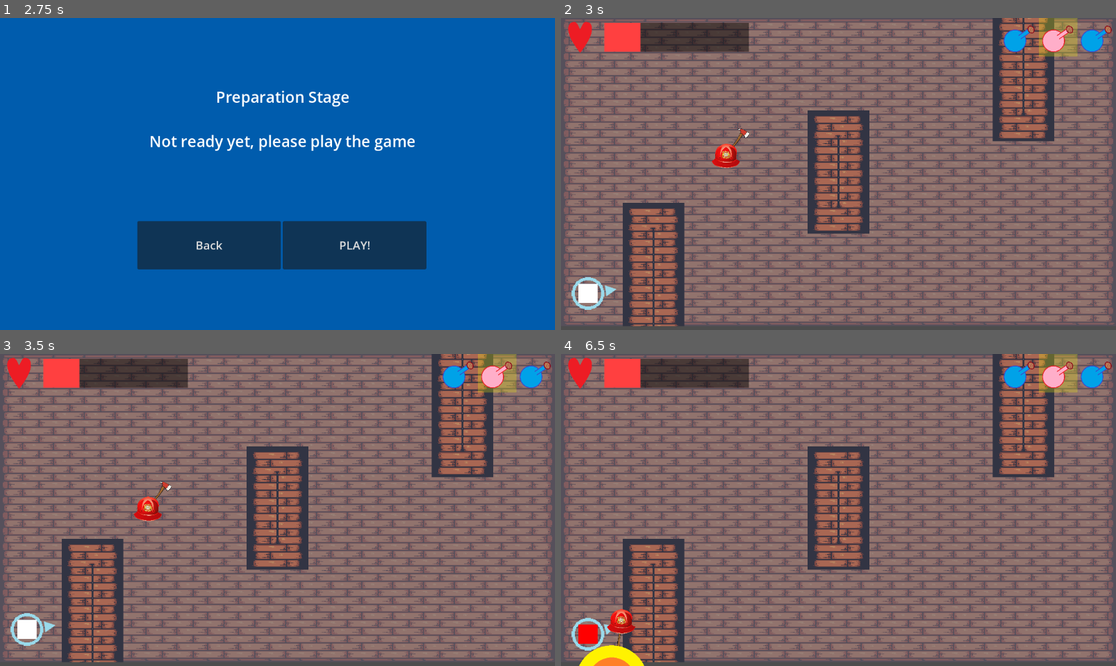
Above: before the commit, frames 1-4 (two rows, left to right).
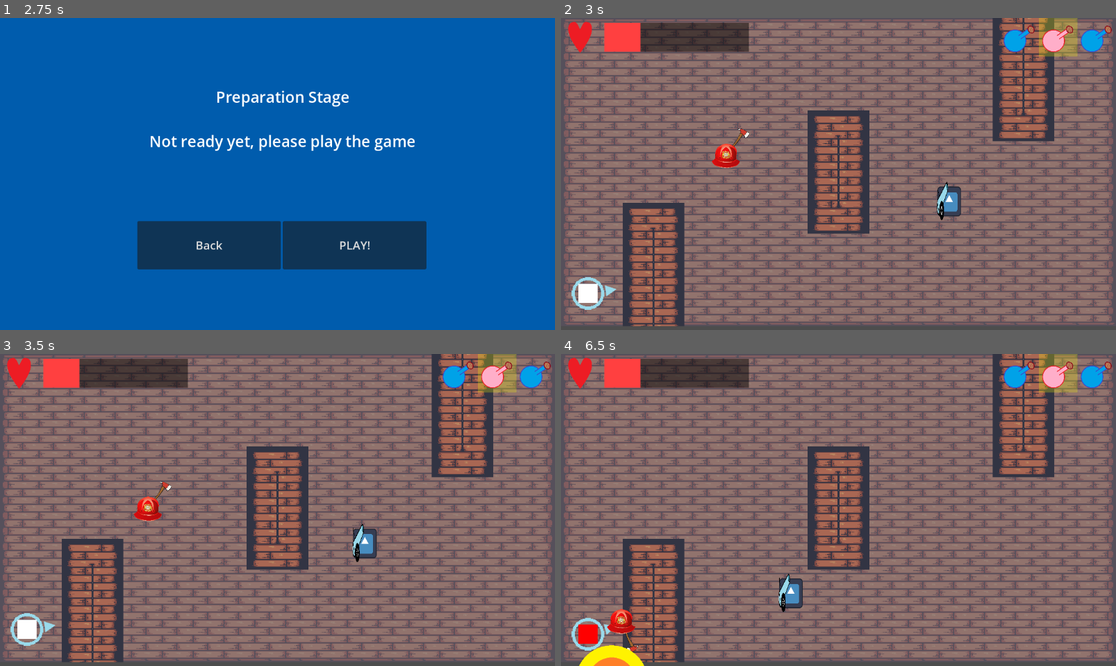
Above: after the commit, the same moments.

Repository: K-O-META/Alchemy_Prot_1
Game: Godot game, scene res://Stages/MenuStage/menu_stage.tscn
The game is run twice, just before and just after one commit, with the same random seed, the same clock (stepped at 60 frames per second) and the same inputs. The engine's default icon, where the game draws it, is replaced by a stand-in: a white triangle on a blue panel in a dark square.
Inputs (mouse positions are in pixels of both pictures, inside the frame that each line leads up to):
- Up to frame 1 (2.75 s): click "Start" at 0.5 s; click "Next" at 1.25 s; click "Next" at 2 s
- Up to frame 2 (3 s): click "PLAY!" at 2.75 s
- Up to frame 3 (3.5 s): no input
- Up to frame 4 (6.5 s): move the mouse to (960, 494) at 3.52 s; hold E (potion_switch_right) 3.53-4.28 s; click (960, 494) at 3.6 s; move the mouse to (727, 525) at 4.27 s; hold Down (ui_down) 4.28-5.03 s; click (727, 525) at 4.35 s; move the mouse to (894, 441) at 5.02 s; hold E (potion_switch_right) 5.03-5.78 s; click (894, 441) at 5.1 s; move the mouse to (810, 572) at 5.77 s; hold Up (ui_up) from 5.78 s (still down); click (810, 572) at 5.85 s

Frame 1 is identical in both runs. In frame 2, 0.4% of the frame differs, in the area x 67-73%, y 52-65%; in frame 3, 0.4%; in frame 4, 0.5%, in the area x 10-44%, y 70-96%.

Commit message:
Add distance enemy base and lots of refactor/cleanup forgot to commit in steps sorri

Diff:
--- /dev/null
+++ b/Entities/Components/AttackComponent/attack_component.gd
@@ -0,0 +1,41 @@
+extends Node2D
+
+@export var cooldown_timer: Timer
+@export var weapon: Weapon
+@export var targetfinder: TargetingComponent
+
+var damage_amount: int = 10
+
+
+func _ready() -> void:
+	if not targetfinder:
+		printerr("targetfinder (of type TargetingComponent) not set in " + str(get_parent().name))
+
+
+func _process(_delta: float) -> void:
+	if targetfinder.hit_target and cooldown_timer.is_stopped():
+		attack(targetfinder.hit_target)
+		cooldown_timer.start()
+
+
+func attack(target: Player) -> void:
+		print("Attacking target: ", target.name)
+		# Replace with actual attack logic (effect.apply(target))
+		if weapon:
+			weapon.animate()  # Assuming the weapon has an animate method
+		target.take_damage(damage_amount)
+
+
+
+# editor
+
+# func _get_configuration_warning() -> String:
+# 	var warnings = []
+
+# 	if not targetfinder:
+# 		warnings.append('targetfinder (of type TargetingComponent) not set')
+
+# 	if not cooldown_timer:
+# 		warnings.append('cooldown_timer not set')
+
+# 	return "\n".join(warnings)
--- /dev/null
+++ b/Entities/Components/AttackComponent/attack_component.tscn
@@ -0,0 +1,6 @@
+[gd_scene load_steps=2 format=3 uid="uid://du4fqfyml6gv1"]
+
+[ext_resource type="Script" uid="uid://k5da5w661db8" path="res://Entities/Components/AttackComponent/attack_component.gd" id="1_t2eic"]
+
+[node name="AttackComponent" type="Node2D"]
+script = ExtResource("1_t2eic")
--- /dev/null
+++ b/Entities/Components/AttackComponent/targeting_component.gd
@@ -0,0 +1,12 @@
+class_name TargetingComponent extends Area2D
+
+var hit_target: Player = null
+
+func _on_body_shape_entered(_body_rid:RID, body:Node2D, _body_shape_index:int, _local_shape_index:int) -> void:
+	if body is CharacterBody2D and body.is_in_group("player"):
+		hit_target = body
+
+
+func _on_body_shape_exited(_body_rid:RID, body:Node2D, _body_shape_index:int, _local_shape_index:int) -> void:
+	if body == hit_target:
+		hit_target = null
--- /dev/null
+++ b/Entities/Components/AttackComponent/targeting_component.tscn
@@ -0,0 +1,11 @@
+[gd_scene load_steps=2 format=3 uid="uid://b6r4wry16kxsh"]
+
+[ext_resource type="Script" uid="uid://b1n8nm82jg6vl" path="res://Entities/Components/AttackComponent/targeting_component.gd" id="1_4qwlv"]
+
+[node name="TargetingComponent" type="Area2D"]
+script = ExtResource("1_4qwlv")
+
+[node name="CollisionShape2D" type="CollisionShape2D" parent="."]
+
+[connection signal="body_shape_entered" from="." to="." method="_on_body_shape_entered"]
+[connection signal="body_shape_exited" from="." to="." method="_on_body_shape_exited"]
--- /dev/null
+++ b/Entities/Components/HitboxComponent/hitbox_component.tscn
@@ -0,0 +1,4 @@
+[gd_scene format=3 uid="uid://fvr0lwtankxt"]
+
+[node name="HitboxComponent" type="CollisionShape2D"]
+scale = Vector2(1.29487, 1.29487)
--- a/Entities/Enemies/rush_behaviour.gd
+++ b/Entities/Enemies/Behaviours/behaviour.gd
@@ -1,4 +1,4 @@
-extends Behaviour
+class_name Behaviour extends Node2D
 
 var target: Node2D
 var parent: Node2D
@@ -12,11 +12,3 @@
 	target = get_tree().get_nodes_in_group("player").front()
 	if not target:
 		print_debug("No player found in group 'player'.")
-
-
-func _physics_process(delta: float) -> void:
-
-	if target:
-		if parent.position.distance_to(target.position) < 50.0: return
-		var direction = (target.position - parent.position).normalized()
-		parent.position += direction * parent.speed * delta
--- /dev/null
+++ b/Entities/Enemies/Behaviours/keep_distance_behaviour.gd
@@ -0,0 +1,16 @@
+class_name KeepDistanceBehaviour extends Behaviour
+
+@export var min_distance: float = 100.0
+@export var max_distance: float = 200.0
+
+
+func _physics_process(delta: float) -> void:
+	if target:
+		var target_distance = parent.position.distance_to(target.position)
+		var target_direction = (target.position - parent.position).normalized()
+
+		if target_distance > max_distance:
+			parent.position += target_direction * parent.speed * delta
+
+		elif target_distance < min_distance:
+			parent.position -= target_direction * parent.speed * delta
--- /dev/null
+++ b/Entities/Enemies/Behaviours/keep_distance_behaviour.tscn
@@ -0,0 +1,6 @@
+[gd_scene load_steps=2 format=3 uid="uid://b4v0v1kanqcm"]
+
+[ext_resource type="Script" uid="uid://1xi3u87yb0lt" path="res://Entities/Enemies/Behaviours/keep_distance_behaviour.gd" id="1_wpckm"]
+
+[node name="KeepDistanceBehaviour" type="Node2D"]
+script = ExtResource("1_wpckm")
--- /dev/null
+++ b/Entities/Enemies/Behaviours/rush_behaviour.gd
@@ -0,0 +1,10 @@
+class_name RushBehaviour extends Behaviour
+
+@export var min_distance: float = 50.0
+
+
+func _physics_process(delta: float) -> void:
+	if target:
+		if parent.position.distance_to(target.position) < min_distance: return
+		var direction = (target.position - parent.position).normalized()
+		parent.position += direction * parent.speed * delta
--- /dev/null
+++ b/Entities/Enemies/Behaviours/rush_behaviour.tscn
@@ -0,0 +1,6 @@
+[gd_scene load_steps=2 format=3 uid="uid://bi4w86bht7juj"]
+
+[ext_resource type="Script" uid="uid://c7ikf18t5bgs7" path="res://Entities/Enemies/Behaviours/rush_behaviour.gd" id="1_rciin"]
+
+[node name="RushBehaviour" type="Node2D"]
+script = ExtResource("1_rciin")
--- a/Entities/Enemies/behaviour.gd
+++ /dev/null
@@ -1 +0,0 @@
-class_name Behaviour extends Node2D
--- /dev/null
+++ b/Entities/Enemies/distance_attack.gd
@@ -0,0 +1,21 @@
+extends Area2D
+
+@export var cooldown_timer: Timer
+@export var weapon: Node2D
+@export var targetfinder: TargetingComponent
+
+var damage_amount: int = 10
+
+
+func _process(_delta: float) -> void:
+	if targetfinder.hit_target and cooldown_timer.is_stopped():
+		attack(targetfinder.hit_target)
+		cooldown_timer.start()
+
+
+func attack(target: Player) -> void:
+		print("Attacking target: ", target.name)
+		# Replace with actual attack logic (effect.apply(target))
+		if weapon:
+			weapon.animate()  # Assuming the weapon has an animate method
+		target.take_damage(damage_amount)
--- a/Entities/Enemies/fire_fighter.tscn
+++ b/Entities/Enemies/fire_fighter.tscn
@@ -1,18 +1,20 @@
-[gd_scene load_steps=10 format=3 uid="uid://cvucfhvy8hid6"]
+[gd_scene load_steps=12 format=3 uid="uid://cvucfhvy8hid6"]
 
 [ext_resource type="Script" uid="uid://bxwrqmmm2t11d" path="res://Entities/Enemies/enemy_base.gd" id="1_72agv"]
 [ext_resource type="Texture2D" uid="uid://bggdxm83endq4" path="res://Entities/Enemies/art/firefighter.png" id="2_lq4a0"]
 [ext_resource type="Texture2D" uid="uid://cnoeothaiurjb" path="res://Entities/Enemies/art/axe.png" id="2_xaocg"]
-[ext_resource type="Script" uid="uid://d1l7oy0kk15dn" path="res://Entities/Enemies/axe.gd" id="3_si3oy"]
-[ext_resource type="Script" uid="uid://k5da5w661db8" path="res://Entities/Enemies/melee_attack.gd" id="3_ugeu3"]
-[ext_resource type="Script" uid="uid://c7ikf18t5bgs7" path="res://Entities/Enemies/rush_behaviour.gd" id="4_lq4a0"]
+[ext_resource type="Script" uid="uid://d1l7oy0kk15dn" path="res://Entities/Weapons/axe.gd" id="3_si3oy"]
+[ext_resource type="PackedScene" uid="uid://fvr0lwtankxt" path="res://Entities/Components/HitboxComponent/hitbox_component.tscn" id="5_6ryri"]
 [ext_resource type="PackedScene" uid="uid://psc1y6u8b60x" path="res://Entities/Components/HealtComponent/health_component.tscn" id="5_xaocg"]
+[ext_resource type="PackedScene" uid="uid://du4fqfyml6gv1" path="res://Entities/Components/AttackComponent/attack_component.tscn" id="6_6ryri"]
+[ext_resource type="PackedScene" uid="uid://b6r4wry16kxsh" path="res://Entities/Components/AttackComponent/targeting_component.tscn" id="7_co081"]
+[ext_resource type="PackedScene" uid="uid://bi4w86bht7juj" path="res://Entities/Enemies/Behaviours/rush_behaviour.tscn" id="8_co081"]
 
-[sub_resource type="RectangleShape2D" id="RectangleShape2D_hfku6"]
-size = Vector2(38, 38)
+[sub_resource type="RectangleShape2D" id="RectangleShape2D_co081"]
+size = Vector2(37.0694, 37.0694)
 
-[sub_resource type="CircleShape2D" id="CircleShape2D_hfku6"]
-radius = 65.0308
+[sub_resource type="CircleShape2D" id="CircleShape2D_co081"]
+radius = 63.0317
 
 [node name="FireFighter" type="CharacterBody2D" node_paths=PackedStringArray("health_component") groups=["enemies"]]
 script = ExtResource("1_72agv")
@@ -30,26 +32,26 @@
 scale = Vector2(0.120462, 0.120462)
 texture = ExtResource("2_lq4a0")
 
-[node name="HitboxComponent" type="CollisionShape2D" parent="."]
-scale = Vector2(1.29487, 1.29487)
-shape = SubResource("RectangleShape2D_hfku6")
+[node name="HitboxComponent" parent="." instance=ExtResource("5_6ryri")]
+shape = SubResource("RectangleShape2D_co081")
 
-[node name="MeleeAttack" type="Area2D" parent="." node_paths=PackedStringArray("cooldown_timer", "weapon")]
-script = ExtResource("3_ugeu3")
+[node name="AttackComponent" parent="." node_paths=PackedStringArray("cooldown_timer", "weapon", "targetfinder") instance=ExtResource("6_6ryri")]
 cooldown_timer = NodePath("AttackCooldown")
 weapon = NodePath("../Axe")
+targetfinder = NodePath("TargetingComponent")
 
-[node name="AttackCooldown" type="Timer" parent="MeleeAttack"]
+[node name="AttackCooldown" type="Timer" parent="AttackComponent"]
+wait_time = 0.7
 one_shot = true
 autostart = true
 
-[node name="AttackShape" type="CollisionShape2D" parent="MeleeAttack"]
-shape = SubResource("CircleShape2D_hfku6")
+[node name="TargetingComponent" parent="AttackComponent" instance=ExtResource("7_co081")]
 
-[node name="RushBehaviour" type="Node2D" parent="."]
-script = ExtResource("4_lq4a0")
+[node name="CollisionShape2D" parent="AttackComponent/TargetingComponent" index="0"]
+shape = SubResource("CircleShape2D_co081")
+
+[node name="RushBehaviour" parent="." instance=ExtResource("8_co081")]
 
 [node name="HealthComponent" parent="." instance=ExtResource("5_xaocg")]
 
-[connection signal="body_shape_entered" from="MeleeAttack" to="MeleeAttack" method="_on_body_shape_entered"]
-[connection signal="body_shape_exited" from="MeleeAttack" to="MeleeAttack" method="_on_body_shape_exited"]
+[editable path="AttackComponent/TargetingComponent"]
--- a/Entities/Enemies/melee_attack.gd
+++ /dev/null
@@ -1,30 +0,0 @@
-extends Area2D
-
-@export var cooldown_timer: Timer
-@export var weapon: Node2D
-var hit_target: Player = null
-var damage_amount: int = 10
-
-
-func _on_body_shape_entered(_body_rid:RID, body:Node2D, _body_shape_index:int, _local_shape_index:int) -> void:
-	if body is CharacterBody2D and body.is_in_group("player"):
-		hit_target = body
-
-
-func _on_body_shape_exited(_body_rid:RID, body:Node2D, _body_shape_index:int, _local_shape_index:int) -> void:
-	if body == hit_target:
-		hit_target = null
-
-
-func _process(_delta: float) -> void:
-	if hit_target and cooldown_timer.is_stopped():
-		attack(hit_target)
-		cooldown_timer.start()
-
-
-func attack(target: Player) -> void:
-		print("Attacking target: ", target.name)
-		# Replace with actual attack logic (effect.apply(target))
-		if weapon:
-			weapon.animate()  # Assuming the weapon has an animate method
-		target.take_damage(damage_amount)
--- /dev/null
+++ b/Entities/Enemies/skeleton.tscn
@@ -0,0 +1,58 @@
+[gd_scene load_steps=12 format=3 uid="uid://dpnrvf5bmhyw5"]
+
+[ext_resource type="Texture2D" uid="uid://dxddkjftp836i" path="res://Assets/icon.svg" id="1_abs7f"]
+[ext_resource type="Script" uid="uid://bxwrqmmm2t11d" path="res://Entities/Enemies/enemy_base.gd" id="1_d3qje"]
+[ext_resource type="Script" uid="uid://cfm8ga4wc6rat" path="res://Entities/Weapons/bow.gd" id="2_cjs85"]
+[ext_resource type="PackedScene" uid="uid://fvr0lwtankxt" path="res://Entities/Components/HitboxComponent/hitbox_component.tscn" id="2_olnqu"]
+[ext_resource type="PackedScene" uid="uid://du4fqfyml6gv1" path="res://Entities/Components/AttackComponent/attack_component.tscn" id="3_cjs85"]
+[ext_resource type="PackedScene" uid="uid://b6r4wry16kxsh" path="res://Entities/Components/AttackComponent/targeting_component.tscn" id="3_hjuu5"]
+[ext_resource type="Texture2D" uid="uid://dep1gcw4endkl" path="res://Assets/Canon Icon.png" id="3_mktjp"]
+[ext_resource type="PackedScene" uid="uid://psc1y6u8b60x" path="res://Entities/Components/HealtComponent/health_component.tscn" id="5_qaos1"]
+[ext_resource type="PackedScene" uid="uid://b4v0v1kanqcm" path="res://Entities/Enemies/Behaviours/keep_distance_behaviour.tscn" id="6_ffmtw"]
+
+[sub_resource type="CircleShape2D" id="CircleShape2D_d3qje"]
+radius = 407.07
+
+[sub_resource type="RectangleShape2D" id="RectangleShape2D_olnqu"]
+size = Vector2(37.0694, 47.109)
+
+[node name="Skeleton" type="CharacterBody2D"]
+script = ExtResource("1_d3qje")
+
+[node name="Texture" type="Sprite2D" parent="."]
+position = Vector2(0, -4.76837e-07)
+scale = Vector2(0.382813, 0.480469)
+texture = ExtResource("1_abs7f")
+
+[node name="Bow" type="Sprite2D" parent="."]
+position = Vector2(-14, -1)
+scale = Vector2(0.117188, 0.484375)
+texture = ExtResource("3_mktjp")
+script = ExtResource("2_cjs85")
+
+[node name="AttackComponent" parent="." node_paths=PackedStringArray("cooldown_timer", "weapon", "targetfinder") instance=ExtResource("3_cjs85")]
+cooldown_timer = NodePath("AttackCooldown")
+weapon = NodePath("../Bow")
+targetfinder = NodePath("TargetingComponent")
+
+[node name="AttackCooldown" type="Timer" parent="AttackComponent"]
+wait_time = 1.5
+one_shot = true
+autostart = true
+
+[node name="TargetingComponent" parent="AttackComponent" instance=ExtResource("3_hjuu5")]
+
+[node name="CollisionShape2D" parent="AttackComponent/TargetingComponent" index="0"]
+shape = SubResource("CircleShape2D_d3qje")
+
+[node name="HitboxComponent" parent="." instance=ExtResource("2_olnqu")]
+position = Vector2(0, -0.500001)
+shape = SubResource("RectangleShape2D_olnqu")
+
+[node name="HealthComponent" parent="." instance=ExtResource("5_qaos1")]
+
+[node name="KeepDistanceBehaviour" parent="." instance=ExtResource("6_ffmtw")]
+min_distance = 200.0
+max_distance = 350.0
+
+[editable path="AttackComponent/TargetingComponent"]
--- a/Entities/Enemies/axe.gd
+++ b/Entities/Weapons/axe.gd
@@ -1,4 +1,5 @@
-class_name Axe extends Sprite2D
+class_name Axe extends Weapon
+
 
 func animate() -> void:
 	await rotate_360()
--- /dev/null
+++ b/Entities/Weapons/bow.gd
@@ -0,0 +1 @@
+class_name Bow extends Weapon
--- /dev/null
+++ b/Entities/Weapons/weapon.gd
@@ -0,0 +1,5 @@
+class_name Weapon extends Node2D
+
+
+func animate() -> void:
+    push_error("You must override `animate()` in a subclass of Weapon.")
--- a/Stages/Arenas/Arena0/arena_0_stage.tscn
+++ b/Stages/Arenas/Arena0/arena_0_stage.tscn
@@ -1,9 +1,10 @@
-[gd_scene load_steps=7 format=4 uid="uid://4xv23e5x4f05"]
+[gd_scene load_steps=8 format=4 uid="uid://4xv23e5x4f05"]
 
 [ext_resource type="PackedScene" uid="uid://nwjvkualnd0m" path="res://Utilities/UI/ui.tscn" id="1_cpcqb"]
 [ext_resource type="Texture2D" uid="uid://dfbj4ahri4ohj" path="res://Assets/Tile-Sets (64-64).png" id="1_da833"]
 [ext_resource type="PackedScene" uid="uid://cnot4l14njf8g" path="res://Entities/Player/player.tscn" id="3_7yufx"]
 [ext_resource type="PackedScene" uid="uid://cvucfhvy8hid6" path="res://Entities/Enemies/fire_fighter.tscn" id="4_etneg"]
+[ext_resource type="PackedScene" uid="uid://dpnrvf5bmhyw5" path="res://Entities/Enemies/skeleton.tscn" id="5_jvds1"]
 
 [sub_resource type="TileSetAtlasSource" id="TileSetAtlasSource_da833"]
 texture = ExtResource("1_da833")
@@ -63,3 +64,6 @@
 
 [node name="FireFighter" parent="." instance=ExtResource("4_etneg")]
 position = Vector2(354, 275)
+
+[node name="Skeleton" parent="." instance=ExtResource("5_jvds1")]
+position = Vector2(822, 377)
Renamed: Entities/Enemies/melee_attack.gd.uid -> Entities/Components/AttackComponent/attack_component.gd.uid
Not shown, added: Entities/Components/AttackComponent/targeting_component.gd.uid
Renamed: Entities/Enemies/behaviour.gd.uid -> Entities/Enemies/Behaviours/behaviour.gd.uid
Not shown, added: Entities/Enemies/Behaviours/keep_distance_behaviour.gd.uid
Renamed: Entities/Enemies/rush_behaviour.gd.uid -> Entities/Enemies/Behaviours/rush_behaviour.gd.uid
Not shown, added: Entities/Enemies/distance_attack.gd.uid
Renamed: Entities/Enemies/axe.gd.uid -> Entities/Weapons/axe.gd.uid
Not shown, added: Entities/Weapons/bow.gd.uid
Not shown, added: Entities/Weapons/weapon.gd.uid
